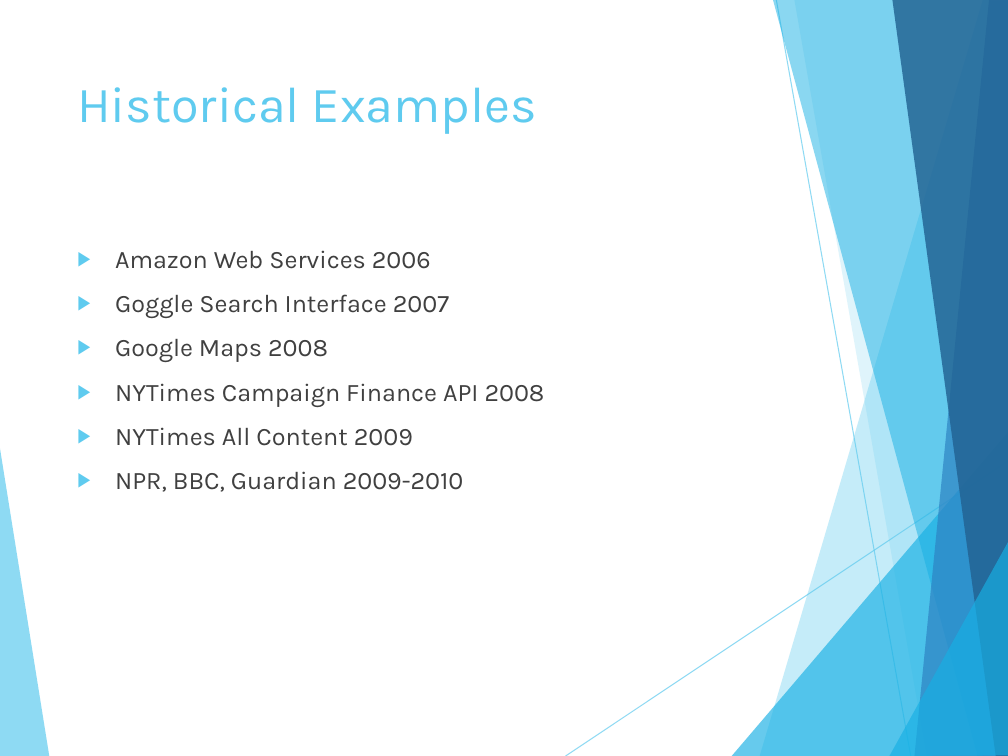
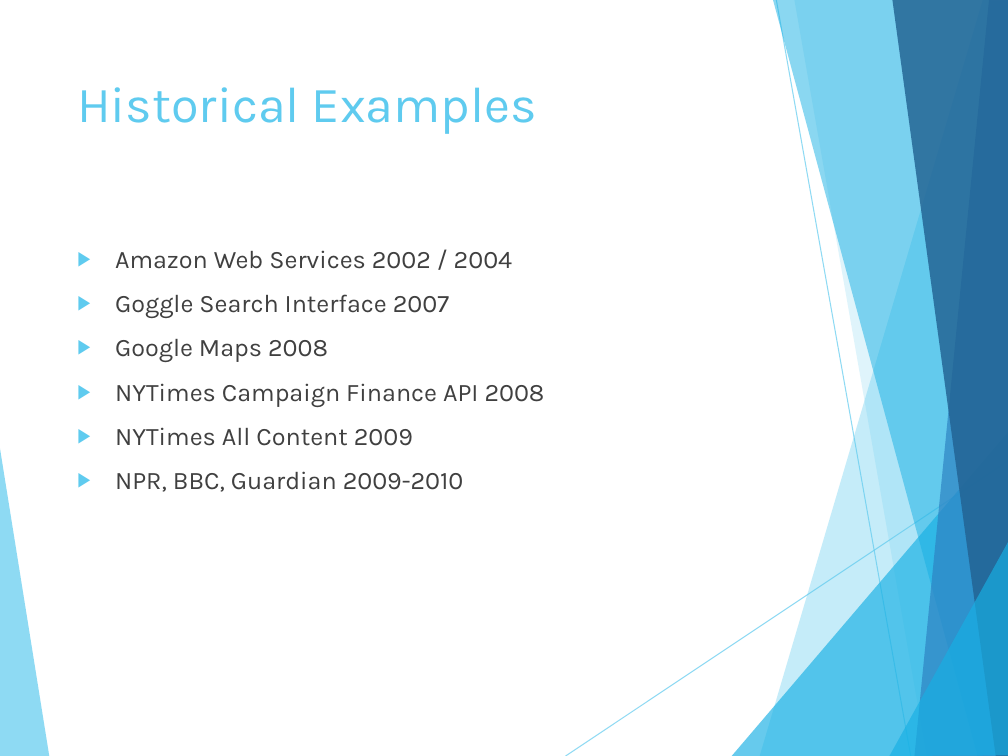
Before and after one commit to steven-king/mj487, a slide deck: slide 7 of Class20-APIs/Class20_apis.pptx (slide 6 before the commit). Drawn at 1008x756 pixels with LibreOffice and Linux fonts; fonts in the diff are those of the drawing. Boxes give left, top, right and bottom in pixels: in the first picture for what was removed or moved away, otherwise in the second. Text is boxed around its words. In the diff, an @@ line names an element or a change of style, - is before the commit and + after.

Commit message:
update to slides

```diff
--- a/Class20-APIs/Class20_apis.pptx
+++ b/Class20-APIs/Class20_apis.pptx
@@ text at bbox=[115, 250, 513, 269]: text changed @@
-▶ Amazon Web Services 2006
+▶ Amazon Web Services 2002 / 2004
```
Also in this commit, not shown: 1 slide added.
